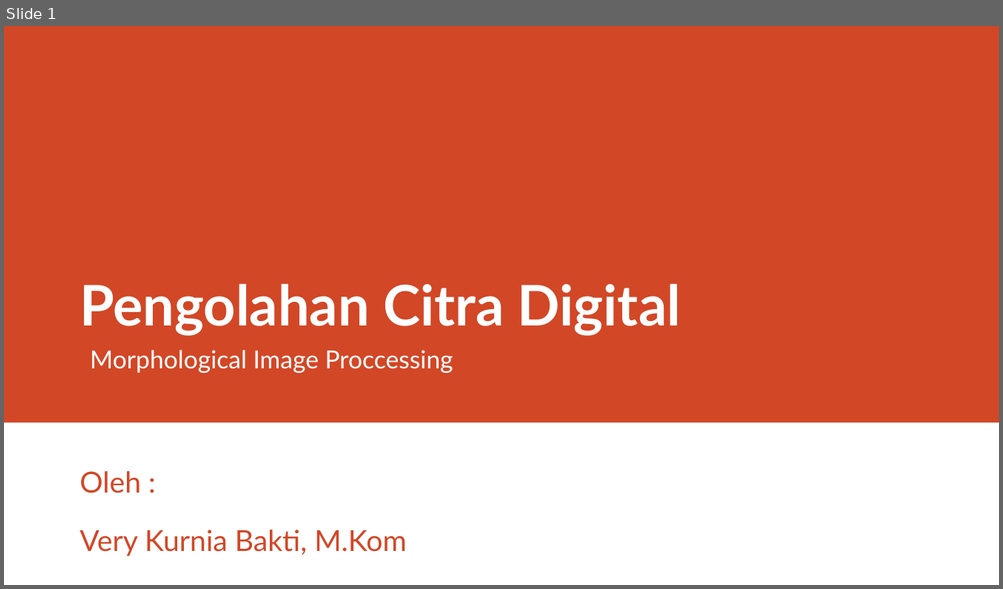
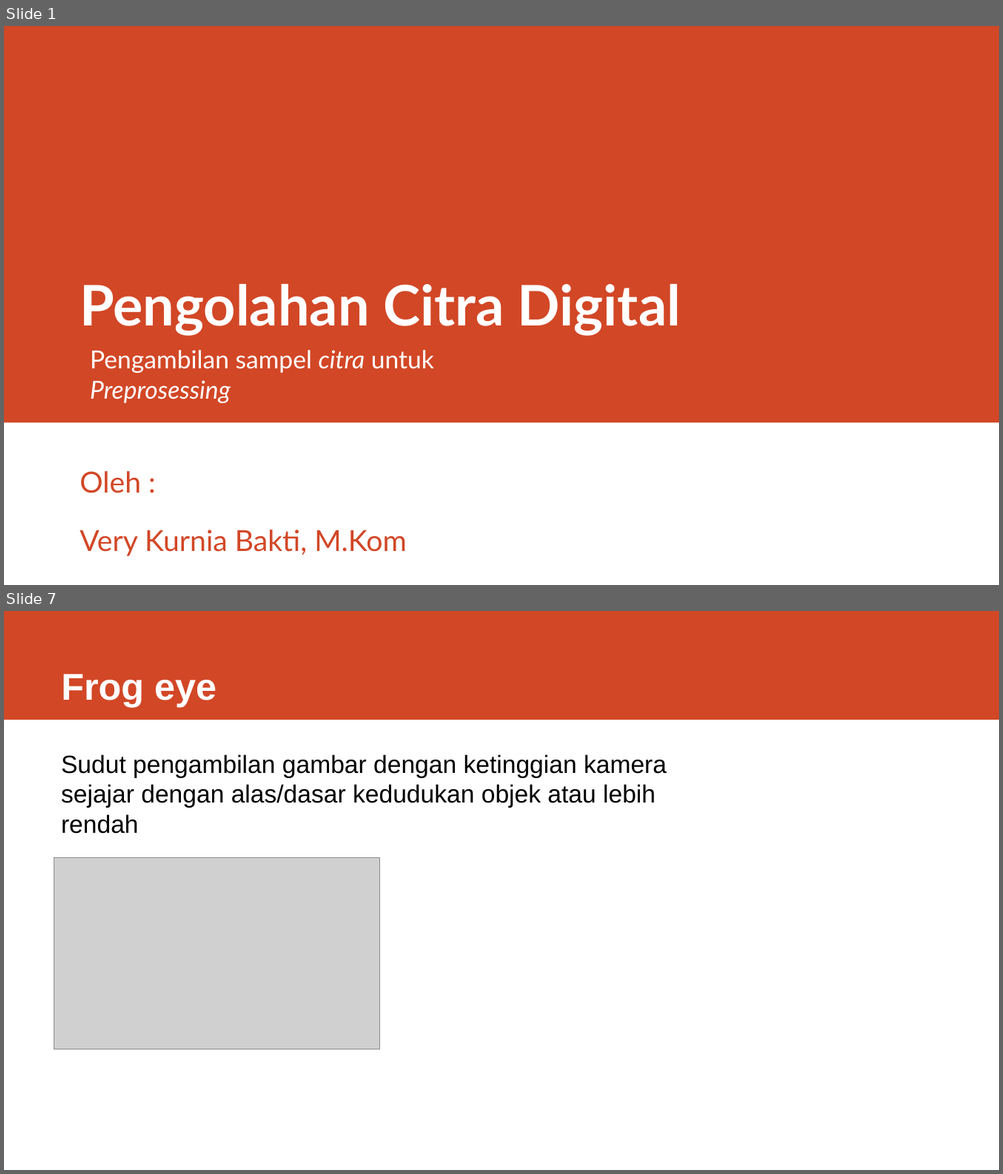
Before and after one commit to rizalarfani/Pengolahan-Citra-Digital-PCD-, a slide deck: Materi/Morphological Image Proccessing.pptx. Shown one above the other, each under a label of ours: slide 1 before the commit, slides 1 and 7 after it; the slides between them are not shown. The pictures are 1003x589 and 1003x1174 pixels, drawn with LibreOffice and Linux fonts; fonts in the diff are those of the drawing; grey boxes stand for pictures. Boxes give left, top, right and bottom in pixels: in the first picture for what was removed or moved away, otherwise in the second. Text is boxed around its words. In the diff, an @@ line names an element or a change of style, - is before the commit and + after.

Commit message:
add: materi pengambilan sampel dataset ppt

```diff
--- a/Materi/Morphological Image Proccessing.pptx
+++ b/Materi/Morphological Image Proccessing.pptx
@@ slide 7 added at box(4, 611, 999, 1170), background #FFFFFF @@
@@ rectangle added at box(4, 611, 999, 720), fill #D24726 @@
@@ title added at box(61, 674, 216, 707), 36 pt, text #FFFFFF, bold @@
+Frog eye
@@ text added at box(61, 755, 666, 834), 24 pt, text #000000 @@
+Sudut pengambilan gambar dengan ketinggian kamera sejajar dengan alas/dasar kedudukan objek atau lebih rendah
@@ picture added at box(54, 858, 380, 1050) @@
@@ slide 1 changed as well @@
@@ text at box(90, 350, 434, 403): text changed @@
-Morphological Image Proccessing
+Pengambilan sampel citra untuk Preprosessing
```
Also in this commit, not shown: 1 other slide changed, 10 other slides added, 13 slides removed, 13 other files.
